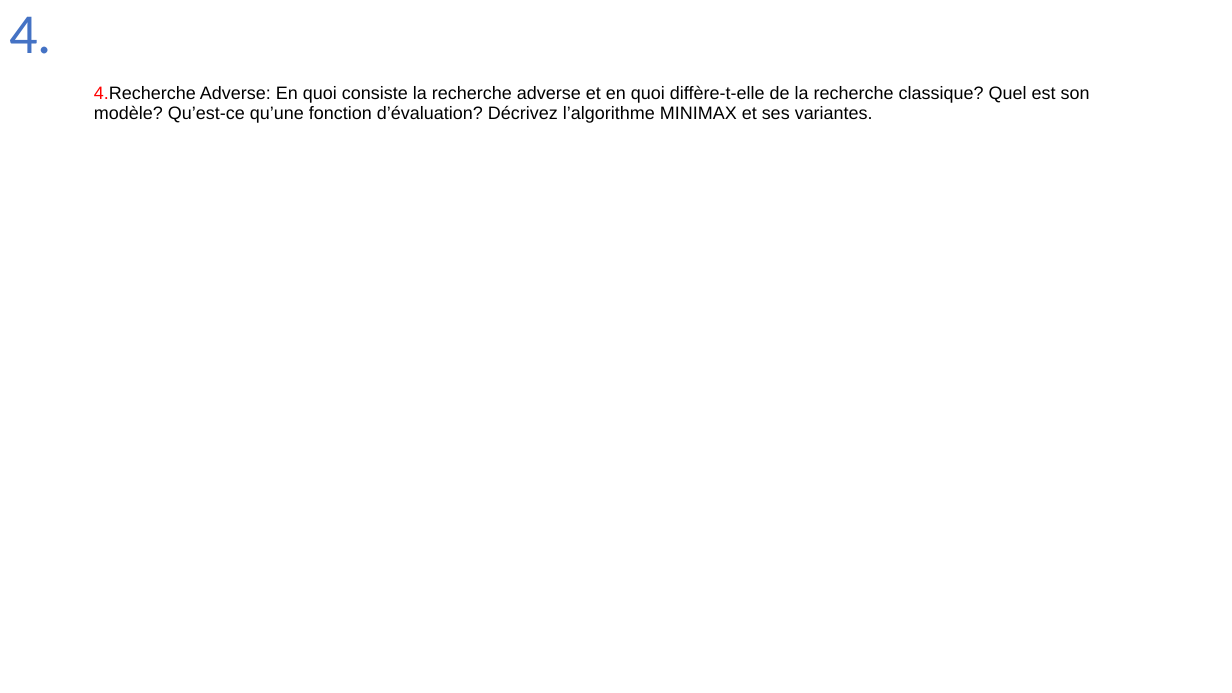
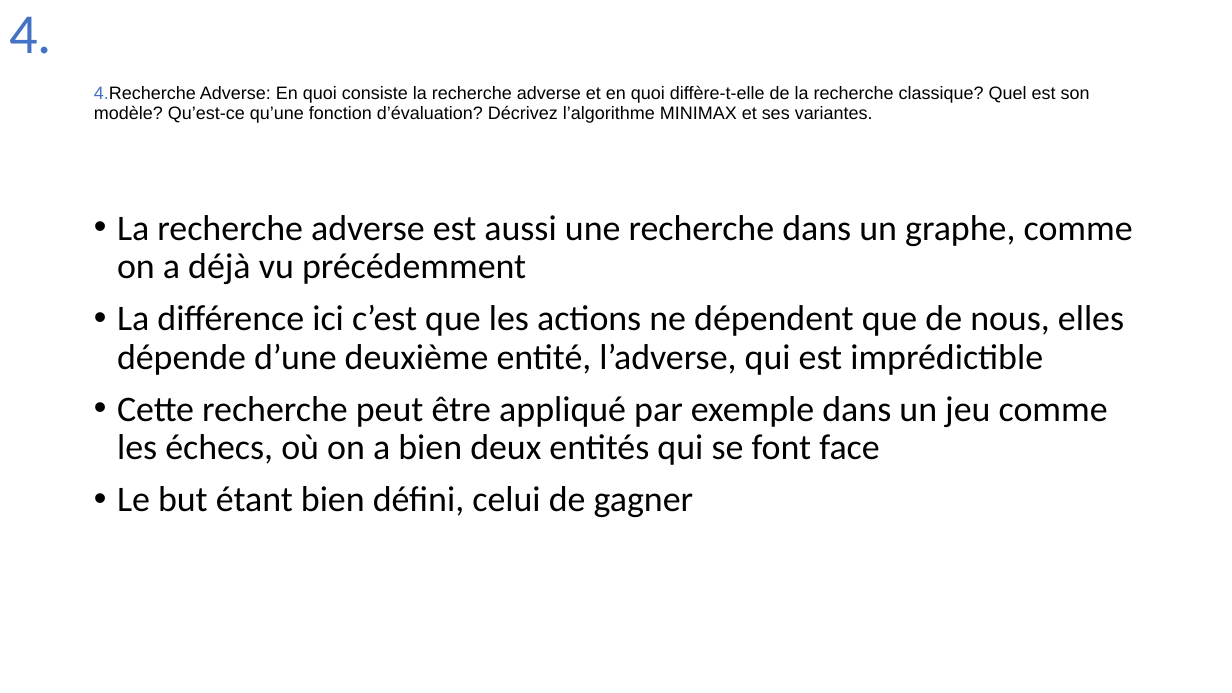
Before and after one commit to Joao-Quinta/Uni3eme, a slide deck: slide 17 of intelligenceArtificielle/Intelligence_artificielle_exam.pptx (slide 13 before the commit). Drawn at 1232x693 pixels with LibreOffice and Linux fonts; fonts in the diff are those of the drawing. Boxes give left, top, right and bottom in pixels: in the first picture for what was removed or moved away, otherwise in the second. Text is boxed around its words. In the diff, an @@ line names an element or a change of style, - is before the commit and + after.

```diff
--- a/intelligenceArtificielle/Intelligence_artificielle_exam.pptx
+++ b/intelligenceArtificielle/Intelligence_artificielle_exam.pptx
@@ title "4.Recherche Adverse: En quoi consiste ..." at [94, 86, 1090, 123]: text colour #FF0000 to #4472C4 in "4.Recherche" @@
@@ text added at [117, 215, 1133, 517], 28 pt, text #000000 @@
+• La recherche adverse est aussi une recherche dans un graphe, comme on a déjà vu précédemment
+• La différence ici c’est que les actions ne dépendent que de nous, elles dépende d’une deuxième entité, l’adverse, qui est imprédictible
+• Cette recherche peut être appliqué par exemple dans un jeu comme les échecs, où on a bien deux entités qui se font face
+• Le but étant bien défini, celui de gagner
```
Also in this commit, not shown: 4 other slides changed, 13 slides added.
